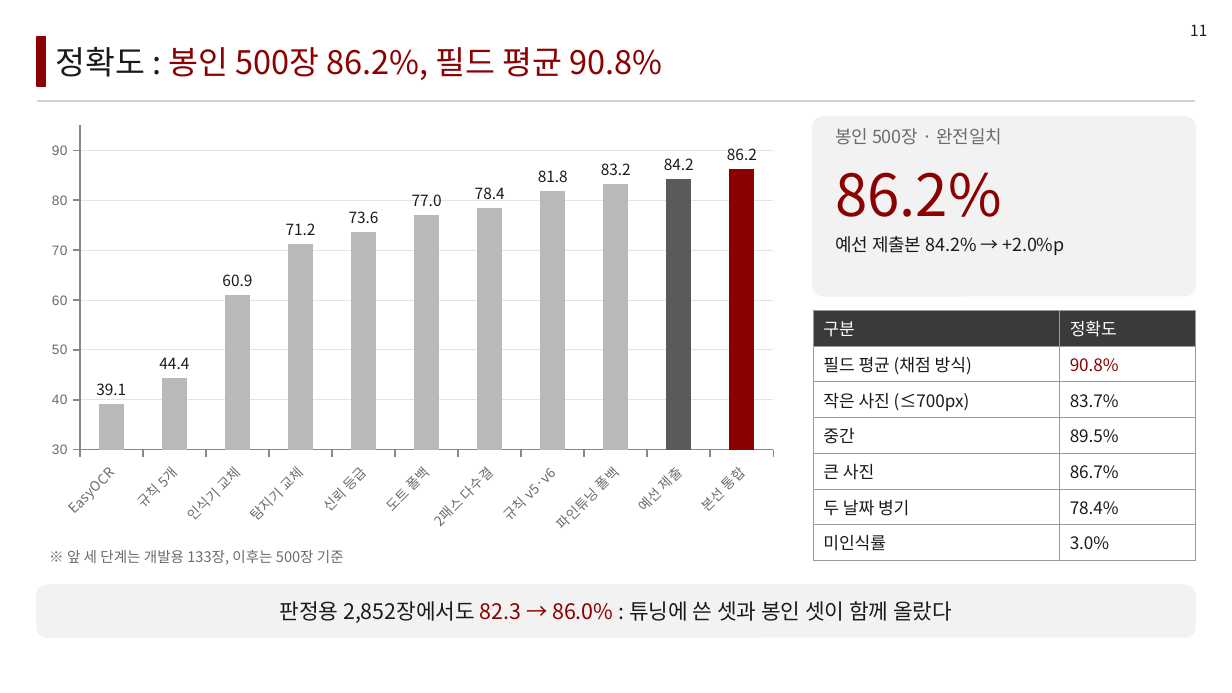
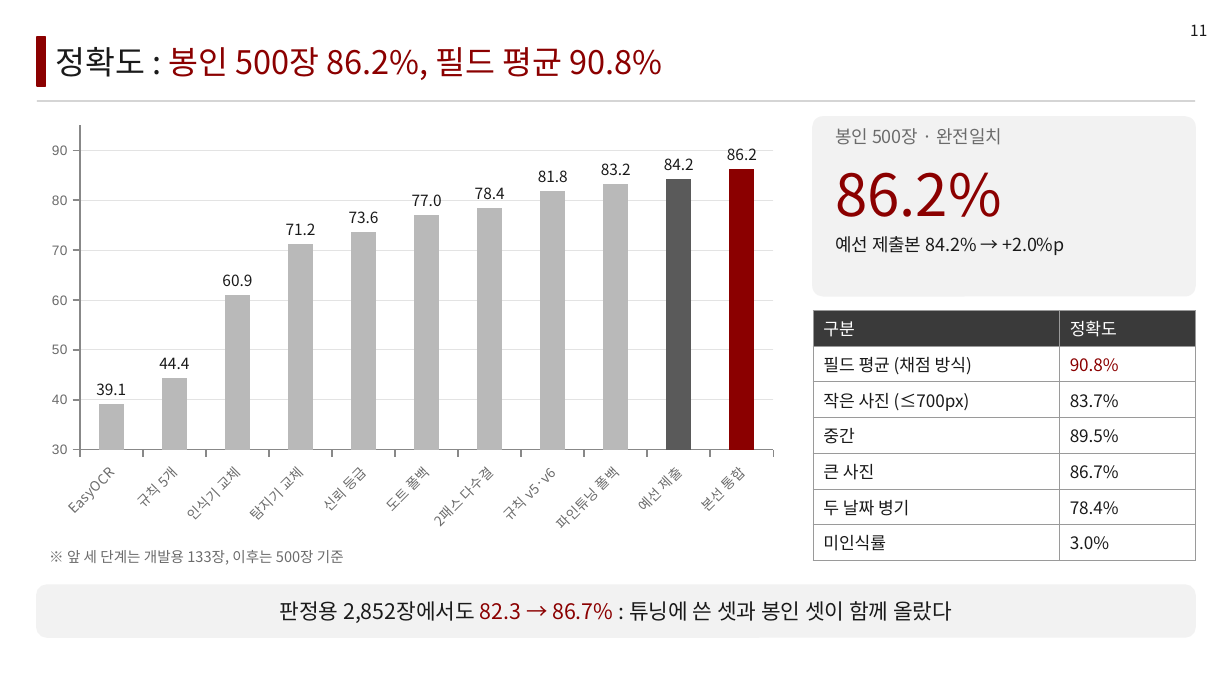
Before and after one commit to LEEbyeongchul/itda3-CODE-subway, a slide deck: slide 11 of 발표/[CODE]_서브웨이_본선발표.pptx. Drawn at 1232x693 pixels with LibreOffice and Linux fonts; fonts in the diff are those of the drawing. Boxes give left, top, right and bottom in pixels: in the first picture for what was removed or moved away, otherwise in the second. Text is boxed around its words. In the diff, an @@ line names an element or a change of style, - is before the commit and + after.

```diff
--- a/발표/[CODE]_서브웨이_본선발표.pptx
+++ b/발표/[CODE]_서브웨이_본선발표.pptx
@@ text at bbox=[279, 601, 952, 623]: text changed @@
-판정용 2,852장에서도 82.3 → 86.0% : 튜닝에 쓴 셋과 봉인 셋이 함께 올랐다
+판정용 2,852장에서도 82.3 → 86.7% : 튜닝에 쓴 셋과 봉인 셋이 함께 올랐다
```
Also in this commit, not shown: 2 other slides changed, 5 other files.
